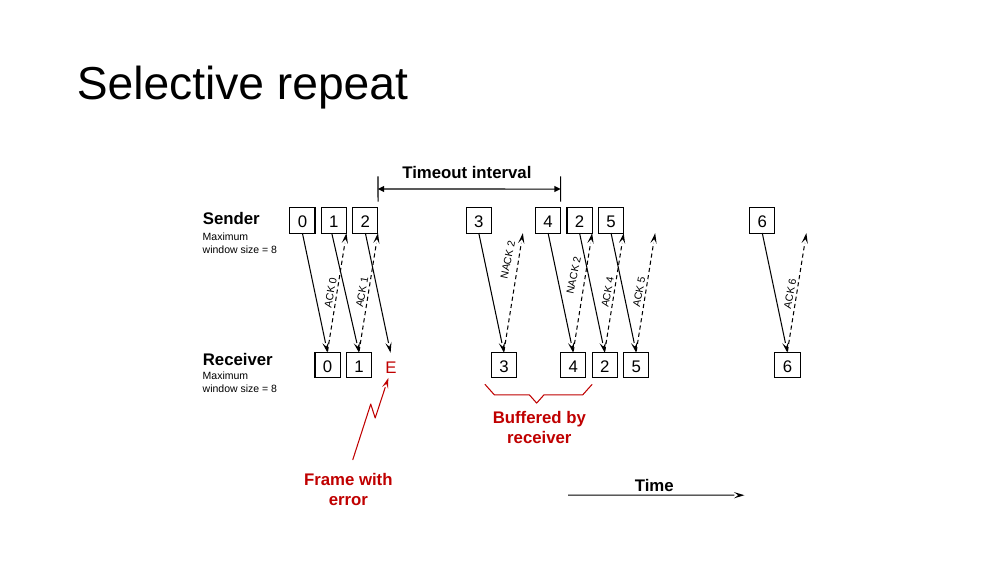
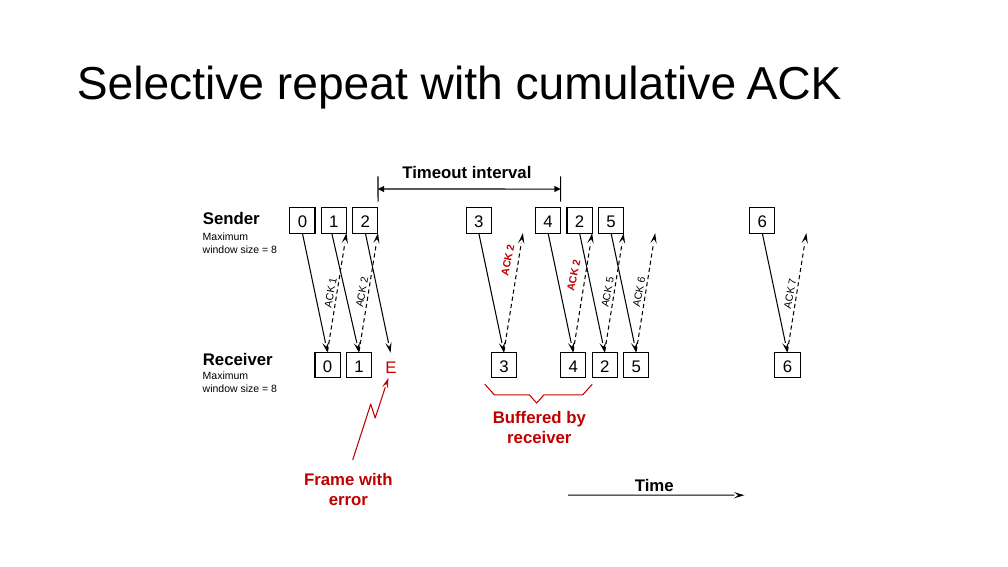
Before and after one commit to ngsrinivas/coursegen, a slide deck: slide 12 of ex/352-S20/lectures/08-ordering-flow-control.pptx. Drawn at 1008x567 pixels with LibreOffice and Linux fonts; fonts in the diff are those of the drawing. Boxes give left, top, right and bottom in pixels: in the first picture for what was removed or moved away, otherwise in the second. Text is boxed around its words. In the diff, an @@ line names an element or a change of style, - is before the commit and + after.

```diff
--- a/ex/352-S20/lectures/08-ordering-flow-control.pptx
+++ b/ex/352-S20/lectures/08-ordering-flow-control.pptx
@@ title at [77, 65, 842, 109]: text changed @@
-Selective repeat
+Selective repeat with cumulative ACK
@@ text at [498, 245, 516, 276]: text changed; text colour #000000 to #C00000; bold on @@
-NACK 2
+ACK 2
@@ text at [564, 261, 582, 291]: text changed; text colour #000000 to #C00000; bold on @@
-NACK 2
+ACK 2
@@ text at [322, 278, 338, 308]: text changed @@
-ACK 0
+ACK 1
@@ text at [353, 278, 370, 308]: text changed @@
-ACK 1
+ACK 2
@@ text at [599, 278, 615, 308]: text changed @@
-ACK 4
+ACK 5
@@ text at [630, 278, 647, 308]: text changed @@
-ACK 5
+ACK 6
@@ text at [781, 279, 798, 309]: text changed @@
-ACK 6
+ACK 7
```
Also in this commit, not shown: 8 other slides changed, 2 other files.
